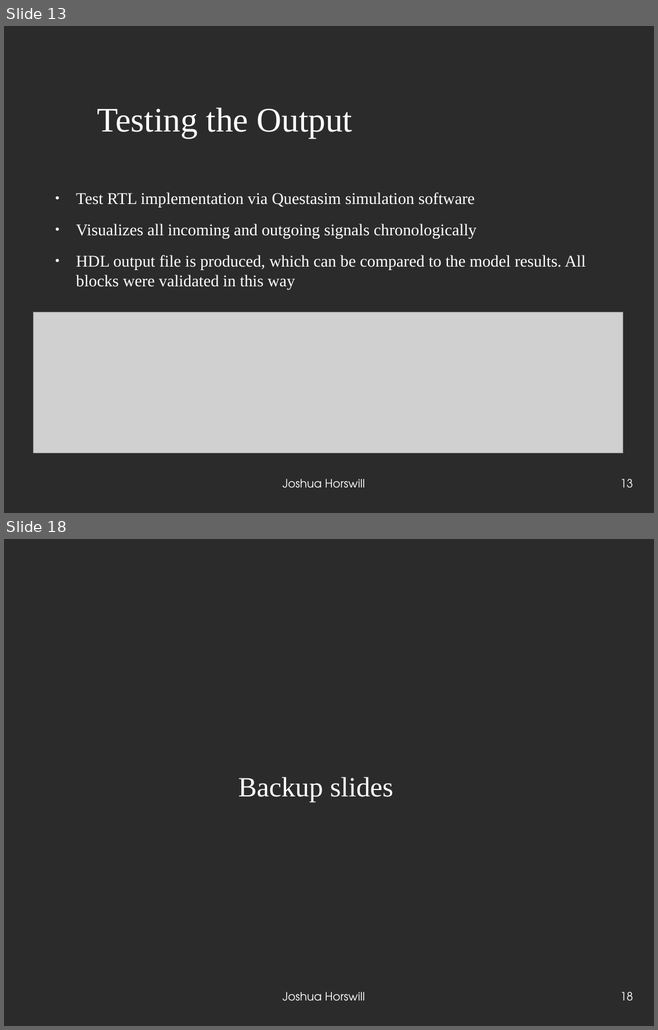
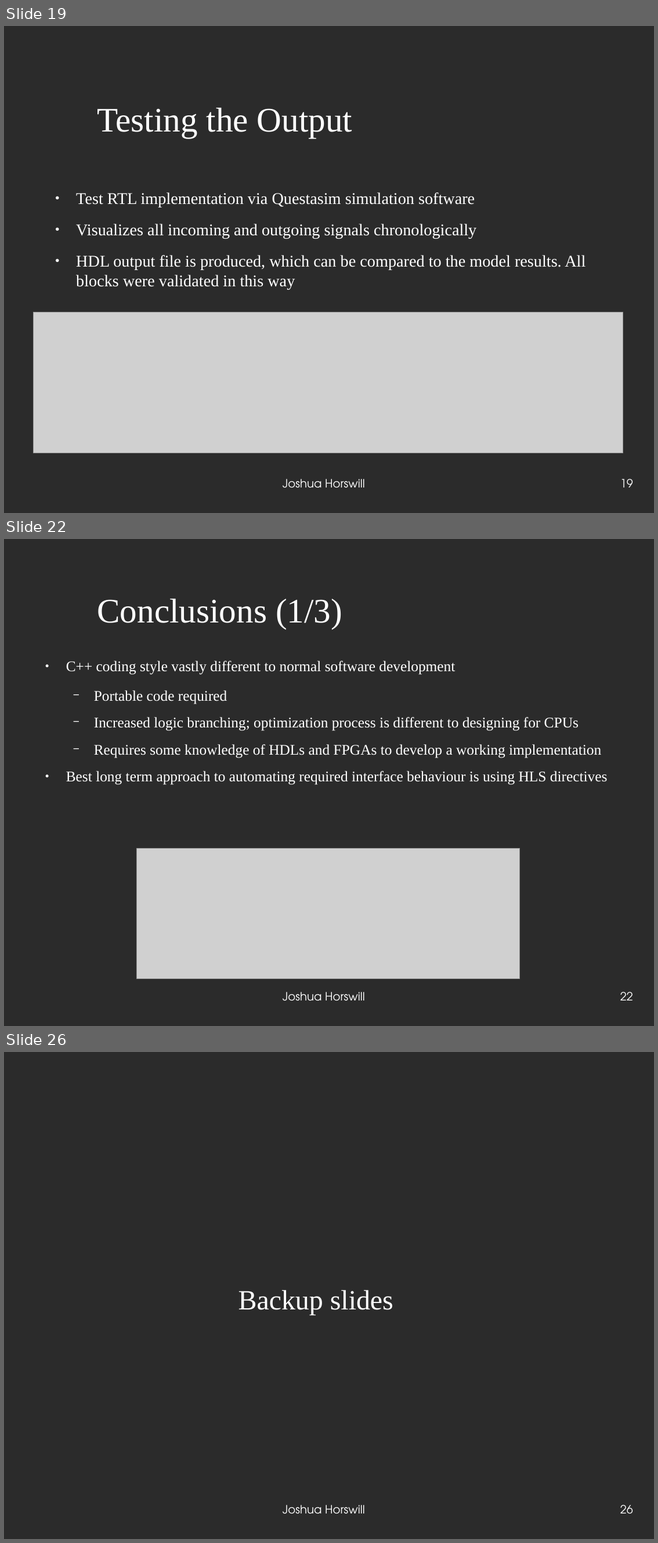
Before and after one commit to JoshCodesPhysics/dune_project, a slide deck: dune_notes/dune_pres/dune_project_pres.odp. Shown one above the other, each under a label of ours: slides 13 and 18 before the commit, slides 19, 22 and 26 after it; the slides between them are not shown. The pictures are 658x1030 and 658x1543 pixels, drawn with LibreOffice and Linux fonts; fonts in the diff are those of the drawing; grey boxes stand for pictures; background and template pictures are left out; a plain dark background stands for a picture behind light text. Boxes give left, top, right and bottom in pixels: in the first picture for what was removed or moved away, otherwise in the second. Text is boxed around its words. In the diff, an @@ line names an element or a change of style, - is before the commit and + after.

```diff
--- a/dune_notes/dune_pres/dune_project_pres.odp
+++ b/dune_notes/dune_pres/dune_project_pres.odp
@@ slide 22 added at <box>4,539,654,1026</box>, background picture (left out) @@
@@ title added at <box>97,599,342,629</box>, 42 pt, text #FFFFFF @@
+Conclusions (1/3)
@@ text added at <box>66,661,607,785</box>, 18 pt, text #FFFFFF @@
+● C++ coding style vastly different to normal software development
+  − Portable code required
+  − Increased logic branching; optimization process is different to designing for CPUs
+  − Requires some knowledge of HDLs and FPGAs to develop a working implementation
+● Best long term approach to automating required interface behaviour is using HLS directives
@@ picture added at <box>137,849,520,979</box> @@
@@ text added at <box>282,992,365,1001</box>, 14 pt, text #FFFFFF @@
+Joshua Horswill
@@ page number added at <box>620,992,633,1001</box>, 14 pt, text #FFFFFF @@
+22
@@ what was slide 13 is now slide 19 @@
@@ page number at <box>620,479,633,488</box>: text changed @@
-13
+19
@@ what was slide 18 is now slide 26 @@
@@ page number at <box>620,1505,633,1514</box>: text changed @@
-18
+26
```
Also in this commit, not shown: 11 slides changed, 8 other slides added, 1 slide removed, 4 other files.
